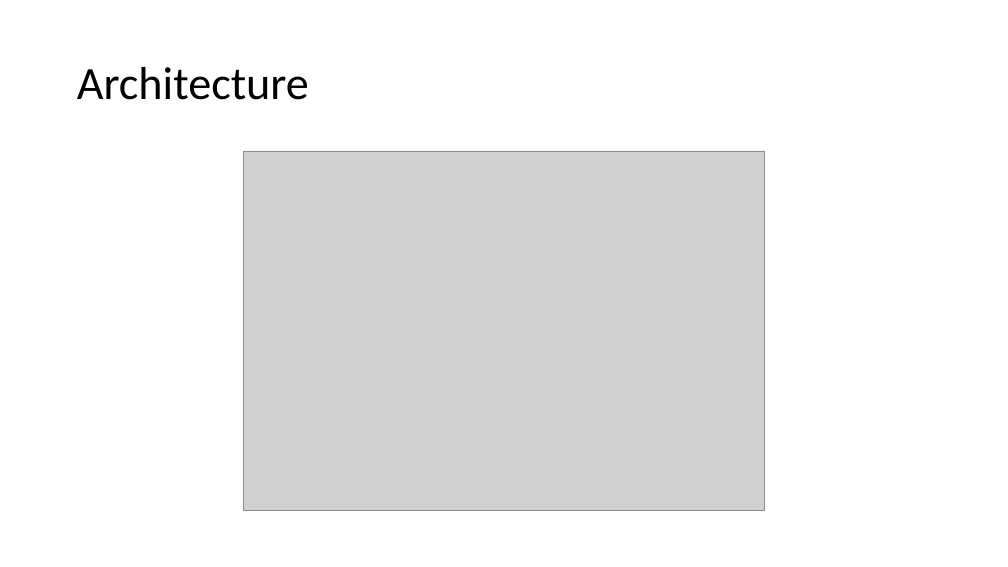
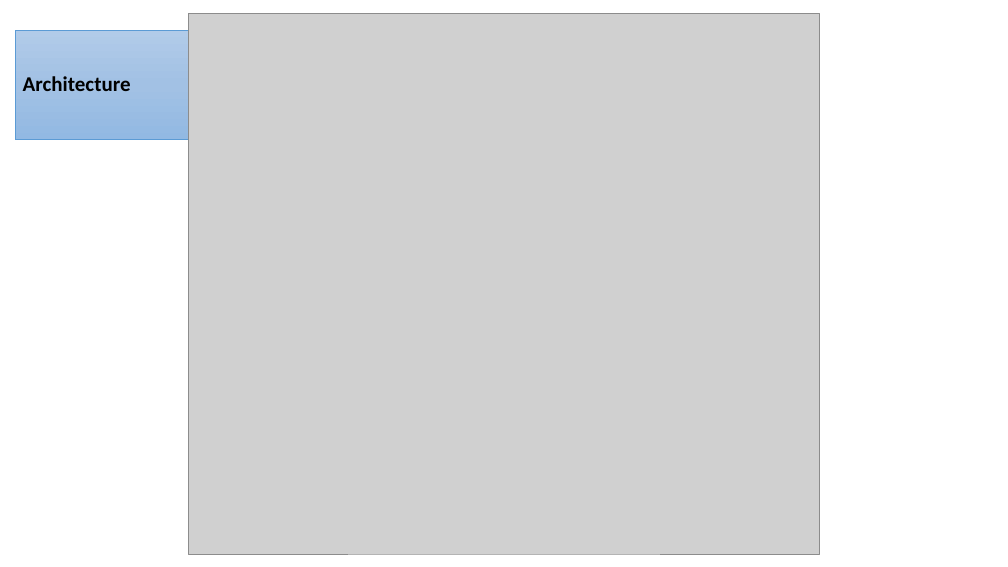
Before and after one commit to ewfx/gaied-sigma-ai-coders, a slide deck: slide 1 of Architecture.pptx. Drawn at 1008x567 pixels with LibreOffice and Linux fonts; fonts in the diff are those of the drawing; grey boxes stand for pictures. Boxes give left, top, right and bottom in pixels: in the first picture for what was removed or moved away, otherwise in the second. Text is boxed around its words. In the diff, an @@ line names an element or a change of style, - is before the commit and + after.

Commit message:
Update Architecture.pptx
Modified Architecture ppt

```diff
--- a/Architecture.pptx
+++ b/Architecture.pptx
@@ picture: place and size @@
-picture at bbox=[243, 151, 765, 511]
+picture at bbox=[188, 13, 820, 554]
@@ title "Architecture": place and size @@
-title "Architecture" at bbox=[77, 67, 309, 100]
+title "Architecture" at bbox=[15, 30, 188, 140]
@@ title "Architecture" at bbox=[15, 30, 188, 140]: size 44 to 20 pt, bold on; fill none to gradient #B1CBE9 to #A3C1E5 to #93B9E4; outline none to #5B9BD5 0.5 pt @@
```
Also in this commit, not shown: 1 other slide changed.
